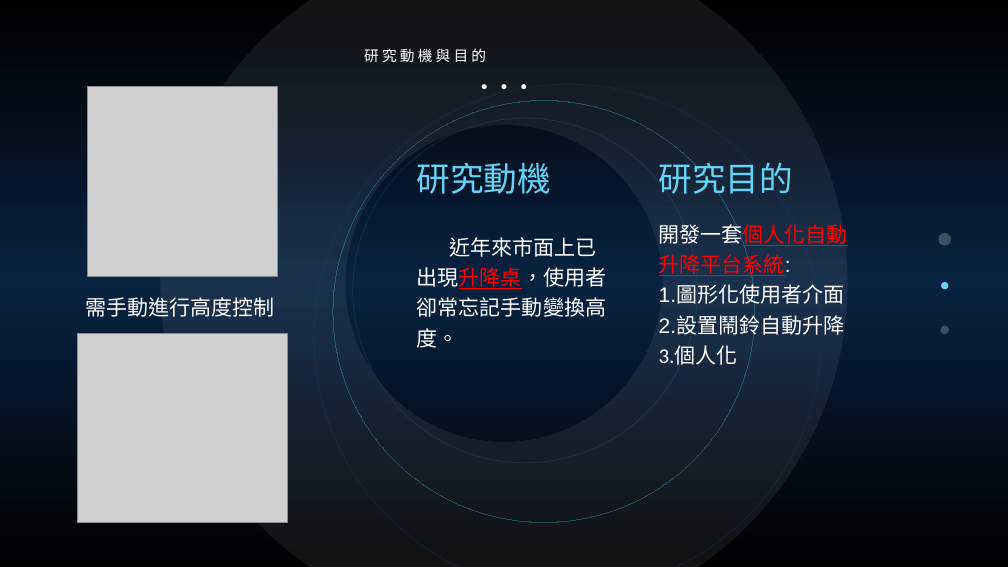
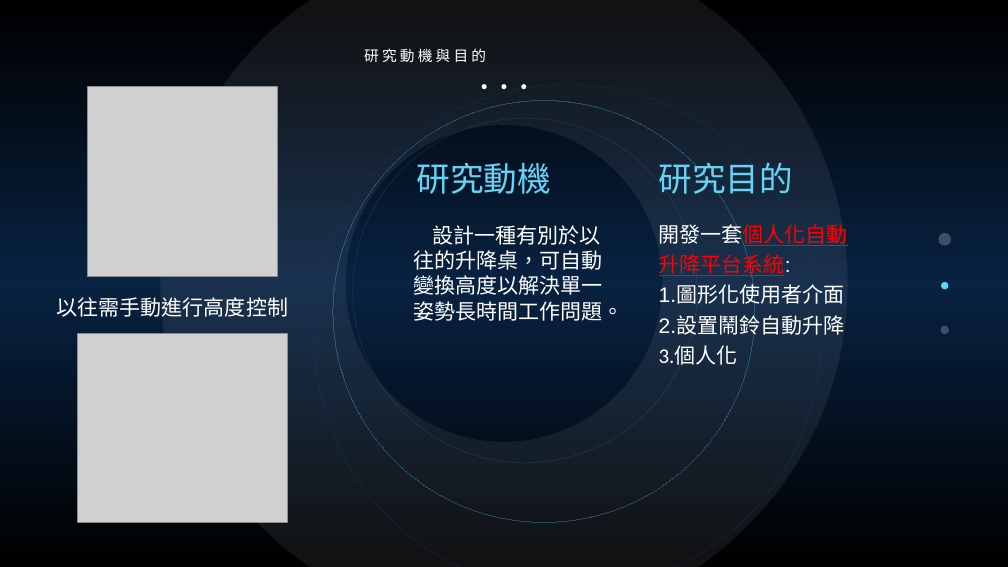
Before and after one commit to js20135987/108_SE_Team3, a slide deck: slide 4 of 第三組範例PPT_2019_10_23.pptx. Drawn at 1008x567 pixels with LibreOffice and Linux fonts; fonts in the diff are those of the drawing; grey boxes stand for pictures. Boxes give left, top, right and bottom in pixels: in the first picture for what was removed or moved away, otherwise in the second. Text is boxed around its words. In the diff, an @@ line names an element or a change of style, - is before the commit and + after.

```diff
--- a/第三組範例PPT_2019_10_23.pptx
+++ b/第三組範例PPT_2019_10_23.pptx
@@ text at (413,225,623,321): text changed; font Calibri to Arial @@
-近年來市面上已出現升降桌，使用者卻常忘記手動變換高度。
+設計一種有別於以往的升降桌，可自動變換高度以解決單一姿勢長時間工作問題。
@@ text at (57,297,288,317): text changed @@
-需手動進行高度控制
+以往需手動進行高度控制
```
Also in this commit, not shown: 9 other slides changed, 1 slide added.
